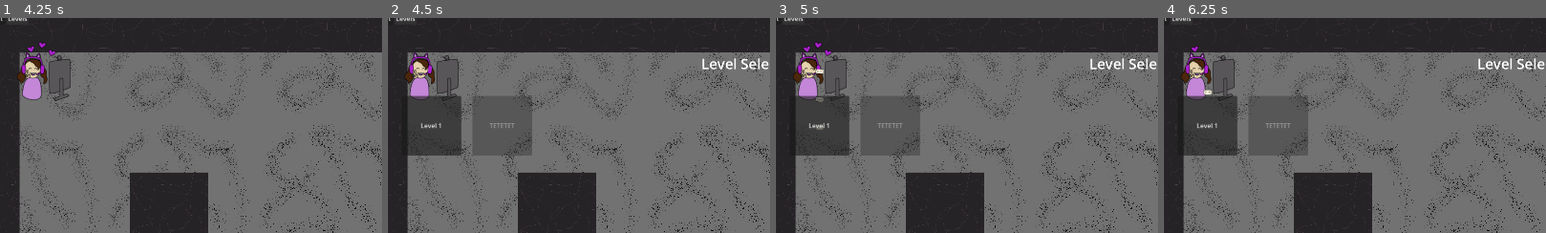
Above: before the commit, frames 1-4 (left to right).
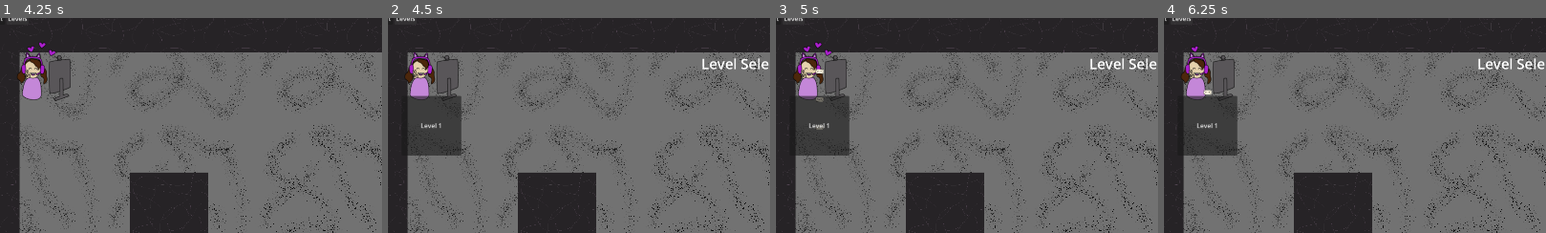
Above: after the commit, the same moments.

Repository: ryupold/ld59
Game: Godot game, scene res://scenes/main.tscn
The game is run twice, just before and just after one commit, with the same random seed, the same clock (stepped at 60 frames per second) and the same inputs.
Inputs (mouse positions are % of the whole screen's width and height, from its top left):
- Up to frame 1 (4.25 s): click "Start" at 0.5 s; click (26, 93) at 1.27 s; click "Restart" at 2 s; click "Restart" at 2.75 s; click "Restart" at 3.5 s
- Up to frame 2 (4.5 s): click "Levels" at 4.25 s
- Up to frame 3 (5 s): no input
- Up to frame 4 (6.25 s): click "Level 1" at 5 s; click "Levels" at 5.75 s
The pictures show only the part of the screen within x 3-53%, y 1-51%; the shares and areas given below are measured in that part.

Frame 1 is identical in both runs. In frame 2, 3.9% of the frame differs, in the area x 22-38%, y 36-64%; in frame 3, 3.9%; in frame 4, 3.9%.

Commit message:
Add GameOver Screen

Diff:
--- /dev/null
+++ b/ld59-game/hud/game_over.gd
@@ -0,0 +1,9 @@
+extends VBoxContainer
+
+@export var restartLevel: Button
+@export var restartWave: Button
+
+func _ready() -> void:
+	get_tree().paused = true
+	restartLevel.pressed.connect(GameState.restartLevel)
+	restartWave.pressed.connect(func(): GameState.startWave(GameState._wave))
--- /dev/null
+++ b/ld59-game/hud/game_over.tscn
@@ -0,0 +1,45 @@
+[gd_scene format=3 uid="uid://6v7rgyiodkyb"]
+
+[ext_resource type="Script" uid="uid://bg1c1647o38wh" path="res://hud/game_over.gd" id="1_6815q"]
+
+[node name="GameOver" type="VBoxContainer" unique_id=2006229539 node_paths=PackedStringArray("restartLevel", "restartWave")]
+anchors_preset = 15
+anchor_right = 1.0
+anchor_bottom = 1.0
+grow_horizontal = 2
+grow_vertical = 2
+script = ExtResource("1_6815q")
+restartLevel = NodePath("MarginContainer2/VBoxContainer/Restart level")
+restartWave = NodePath("MarginContainer2/VBoxContainer/Restart wave")
+
+[node name="MarginContainer" type="MarginContainer" parent="." unique_id=677984000]
+layout_mode = 2
+theme_override_constants/margin_left = 400
+theme_override_constants/margin_top = 400
+theme_override_constants/margin_right = 400
+theme_override_constants/margin_bottom = 150
+
+[node name="Label" type="Label" parent="MarginContainer" unique_id=36342855]
+layout_mode = 2
+theme_override_font_sizes/font_size = 64
+text = "Game Over"
+horizontal_alignment = 1
+
+[node name="MarginContainer2" type="MarginContainer" parent="." unique_id=1905621918]
+layout_mode = 2
+theme_override_constants/margin_left = 400
+theme_override_constants/margin_right = 400
+theme_override_constants/margin_bottom = 150
+
+[node name="VBoxContainer" type="VBoxContainer" parent="MarginContainer2" unique_id=1342216670]
+layout_mode = 2
+
+[node name="Restart level" type="Button" parent="MarginContainer2/VBoxContainer" unique_id=1320032496]
+layout_mode = 2
+theme_override_font_sizes/font_size = 32
+text = "Restart level"
+
+[node name="Restart wave" type="Button" parent="MarginContainer2/VBoxContainer" unique_id=1845829977]
+layout_mode = 2
+theme_override_font_sizes/font_size = 32
+text = "Restart wave"
--- a/ld59-game/scenes/GameState.tscn
+++ b/ld59-game/scenes/GameState.tscn
@@ -5,13 +5,7 @@
 [ext_resource type="Script" uid="uid://edonykvu0lt8" path="res://resources/levels/level_resource.gd" id="3_an17e"]
 [ext_resource type="Resource" uid="uid://bumsythby7dly" path="res://resources/levels/first_level.tres" id="4_dscq2"]
 
-[sub_resource type="Resource" id="Resource_an17e"]
-script = ExtResource("3_an17e")
-title = "TETETET"
-metadata/_custom_type_script = "uid://edonykvu0lt8"
-
 [node name="GameState" type="Node" unique_id=132192571]
 script = ExtResource("1_si82d")
 allTowers = ExtResource("2_4k0ew")
-unlockedTowers = ExtResource("2_4k0ew")
-levels = Array[ExtResource("3_an17e")]([ExtResource("4_dscq2"), SubResource("Resource_an17e")])
+levels = Array[ExtResource("3_an17e")]([ExtResource("4_dscq2")])
Not shown, added: ld59-game/hud/game_over.gd.uid
